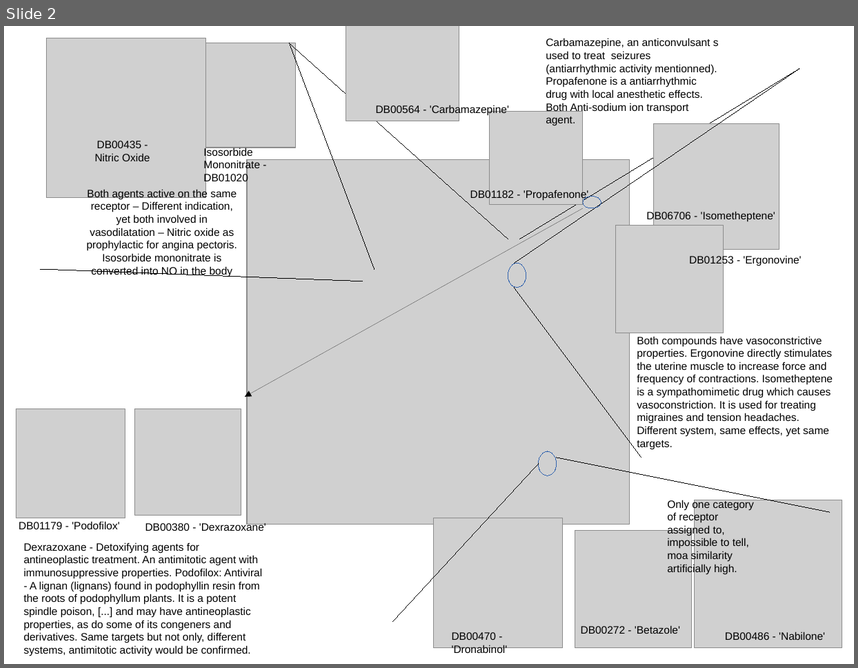
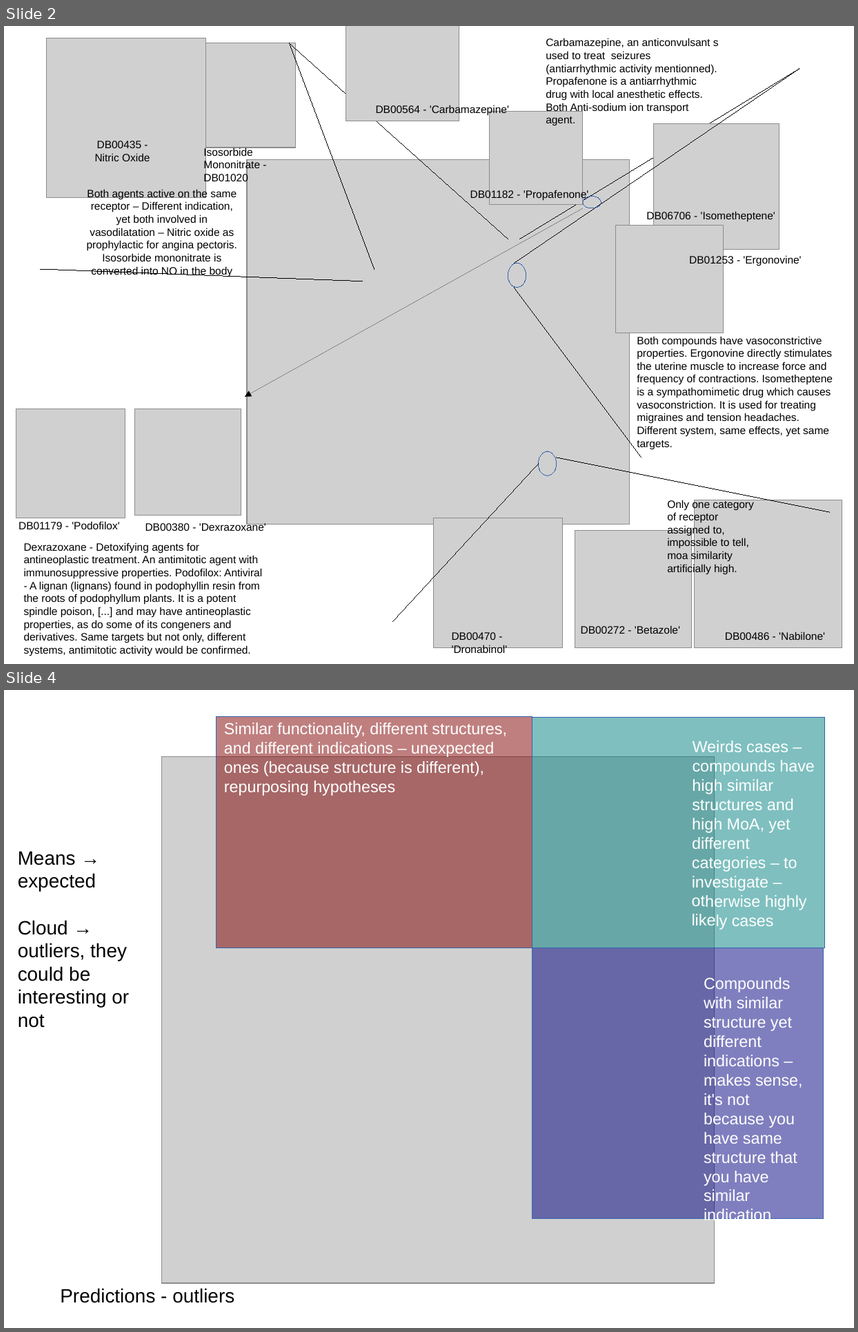
Before and after one commit to loopasam/ftc, a slide deck: data/analysis/figures/report.odp. Shown one above the other, each under a label of ours: slide 2 before the commit, slides 2 and 4 after it; the slides between them are not shown. The pictures are 858x668 and 858x1332 pixels, drawn with LibreOffice and Linux fonts; fonts in the diff are those of the drawing; grey boxes stand for pictures. Boxes give left, top, right and bottom in pixels: in the first picture for what was removed or moved away, otherwise in the second. Text is boxed around its words. In the diff, an @@ line names an element or a change of style, - is before the commit and + after.

```diff
--- a/data/analysis/figures/report.odp
+++ b/data/analysis/figures/report.odp
@@ slide 4 added at [4,690,854,1328], background #FFFFFF @@
@@ rectangle added at [217,717,533,947], fill #800000 at 50% opacity, outline #3465AF 0 pt @@
@@ text added at [224,722,507,796], 15 pt, text #FFFFFF @@
+Similar functionality, different structures, and different indications – unexpected ones (because structure is different), repurposing hypotheses
@@ rectangle added at [533,717,825,947], fill #008080 at 50% opacity, outline #3465AF 0 pt @@
@@ text added at [692,740,814,929], 15 pt, text #FFFFFF @@
+Weirds cases – compounds have high similar structures and high MoA, yet different categories – to investigate – otherwise highly likely cases
@@ picture added at [162,757,715,1283] @@
@@ text added at [18,851,129,1027], 18 pt, text #000000 @@
+Means → expected
+Cloud → outliers, they could be interesting or not
@@ rectangle added at [533,947,824,1219], fill #000080 at 50% opacity, outline #3465AF 0 pt @@
@@ text added at [704,976,803,1205], 15 pt, text #FFFFFF @@
+Compounds with similar structure yet different indications – makes sense, it's not because you have same structure that you have similar indication
@@ text added at [60,1288,234,1303], 18 pt, text #000000 @@
+Predictions - outliers
```
Also in this commit, not shown: 1 other slide added.
